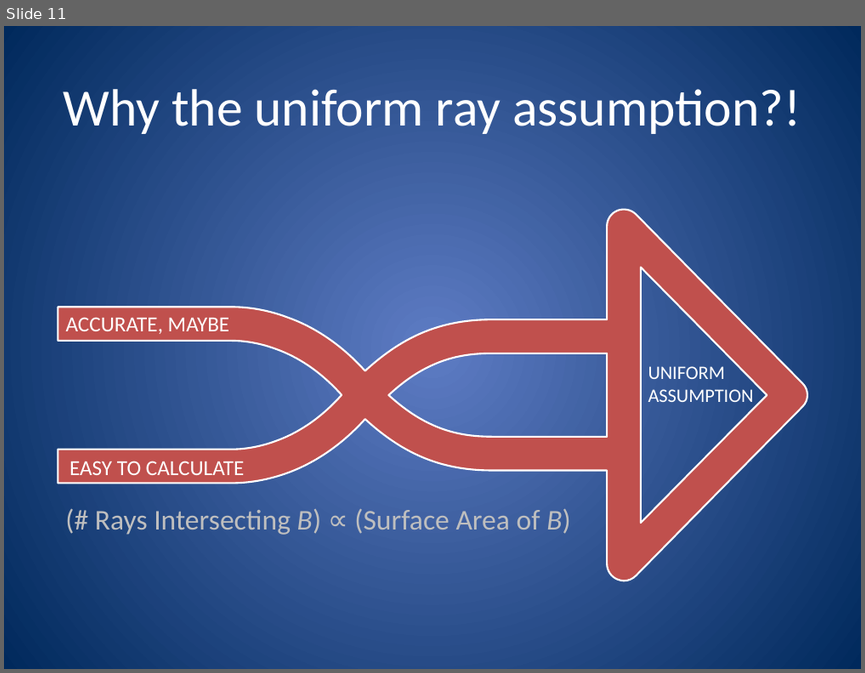
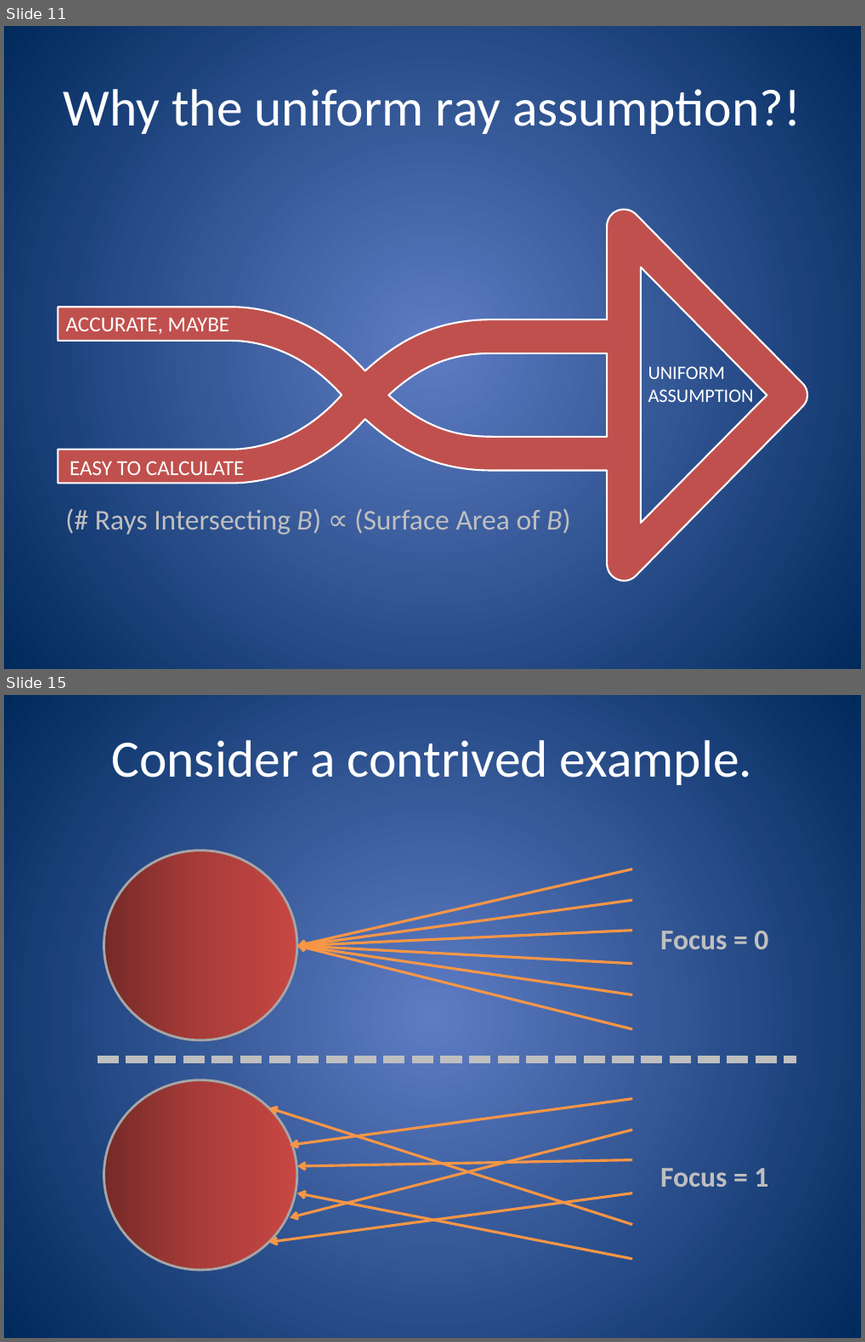
Before and after one commit to nfeltman/RayView, a slide deck: final/FinalPresentation.pptx. Shown one above the other, each under a label of ours: slide 11 before the commit, slides 11 and 15 after it; the slides between them are not shown. The pictures are 865x673 and 865x1342 pixels, drawn with LibreOffice and Linux fonts; fonts in the diff are those of the drawing. Boxes give left, top, right and bottom in pixels: in the first picture for what was removed or moved away, otherwise in the second. Text is boxed around its words. In the diff, an @@ line names an element or a change of style, - is before the commit and + after.

```diff
--- a/final/FinalPresentation.pptx
+++ b/final/FinalPresentation.pptx
@@ slide 15 added at bbox=[4, 695, 861, 1338], background gradient #5E7CC5 to #00295C @@
@@ title added at bbox=[111, 740, 753, 785], 44 pt, text #FFFFFF @@
+Consider a contrived example.
@@ group added at bbox=[104, 850, 632, 1039]: 6 arrows, 1 ellipse @@
@@ text added at bbox=[660, 930, 768, 949], 24 pt, text #BFBFBF, bold @@
+Focus = 0
@@ line added from (98, 1059) to (796, 1059), #BFBFBF 6 pt dashed @@
@@ group added at bbox=[104, 1080, 632, 1269]: 6 arrows, 1 ellipse @@
@@ text added at bbox=[660, 1168, 768, 1186], 24 pt, text #BFBFBF, bold @@
+Focus = 1
```
Also in this commit, not shown: 1 slide changed, 11 other slides added, 4 slides removed, 1 other file.
